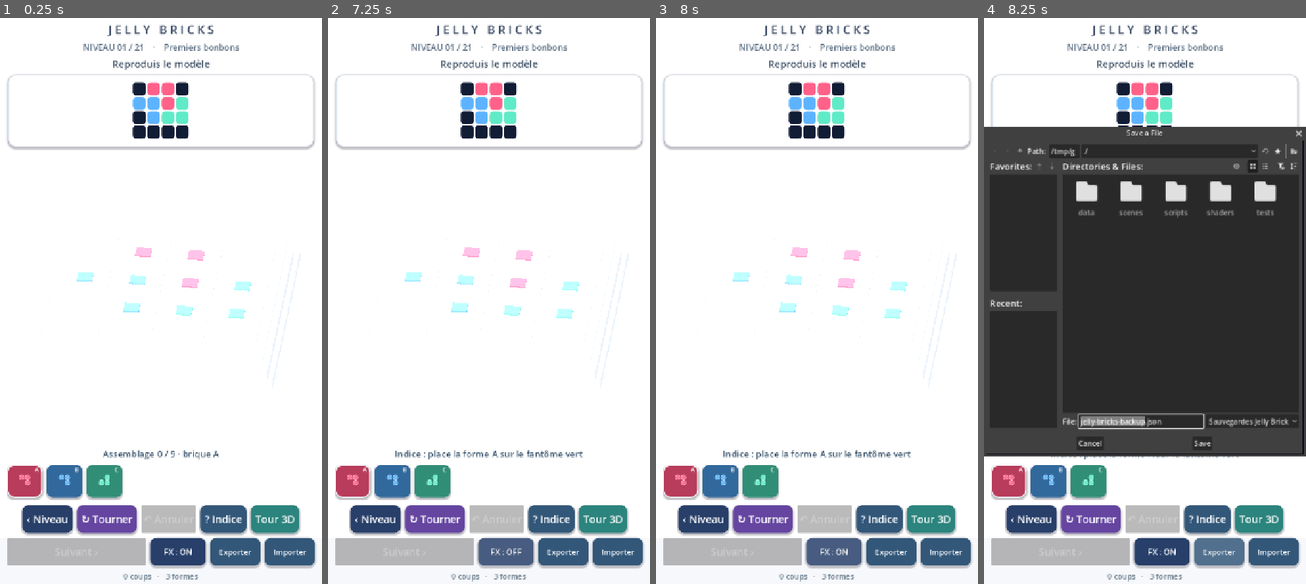
Above: before the commit, frames 1-4 (left to right).
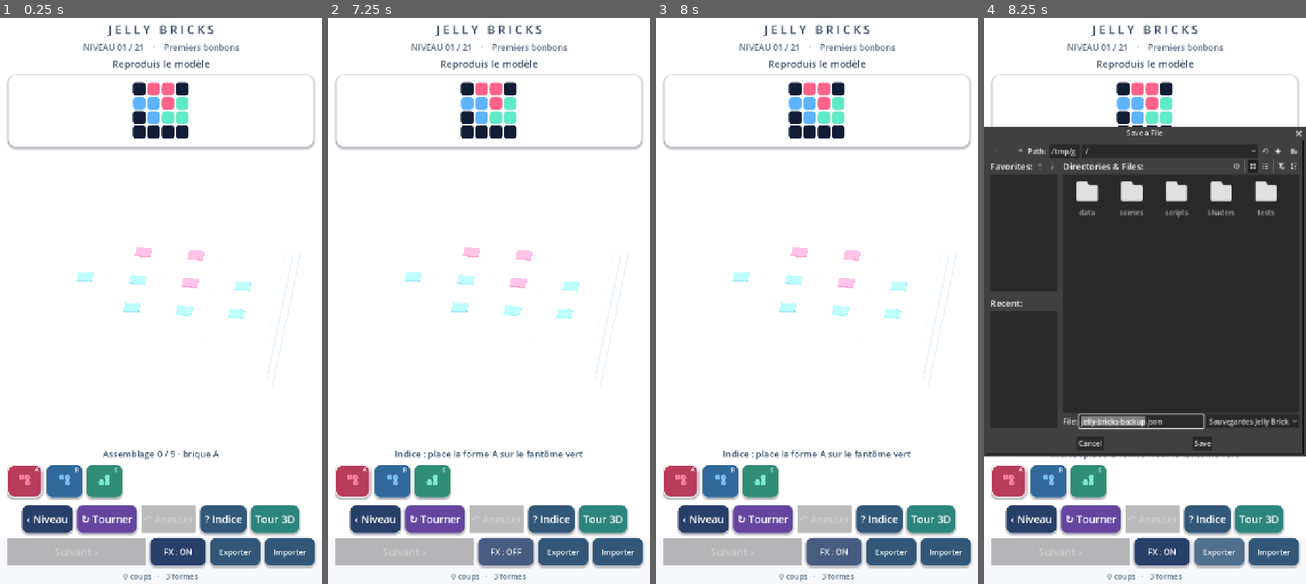
Above: after the commit, the same moments.

Repository: dbrckk/Jelly-bricks
Game: Godot game, scene res://scenes/main.tscn
The game is run twice, just before and just after one commit, with the same random seed, the same clock (stepped at 60 frames per second) and the same inputs.
Inputs (mouse positions are in pixels of both pictures, inside the frame that each line leads up to):
- Up to frame 1 (0.25 s): no input
- Up to frame 2 (7.25 s): click (353, 482) at 0.52 s; click (392, 482) at 1.27 s; click (431, 482) at 2.02 s; click "‹ Niveau" at 2.75 s; click "↻ Tourner" at 3.5 s; click "? Indice" at 4.25 s; click "Tour 3D" at 5 s; click "‹ Puzzles" at 5.75 s; click "FX : ON" at 6.5 s
- Up to frame 3 (8 s): click "FX : OFF" at 7.25 s
- Up to frame 4 (8.25 s): click "Exporter" at 8 s

Frames 1-3 are identical in both runs. In frame 4, 0.8% of the frame differs, in the area x 1-98%, y 22-76%.

Commit message:
fix(android): set proper Godot application icon to remove launcher-export warning

Diff:
--- a/native-godot/project.godot
+++ b/native-godot/project.godot
@@ -4,6 +4,7 @@
 
 [application]
 config/name="Jelly Bricks 3D"
+config/icon="res://icon.svg"
 run/main_scene="res://scenes/main.tscn"
 config/features=PackedStringArray("4.6", "GL Compatibility")
 
